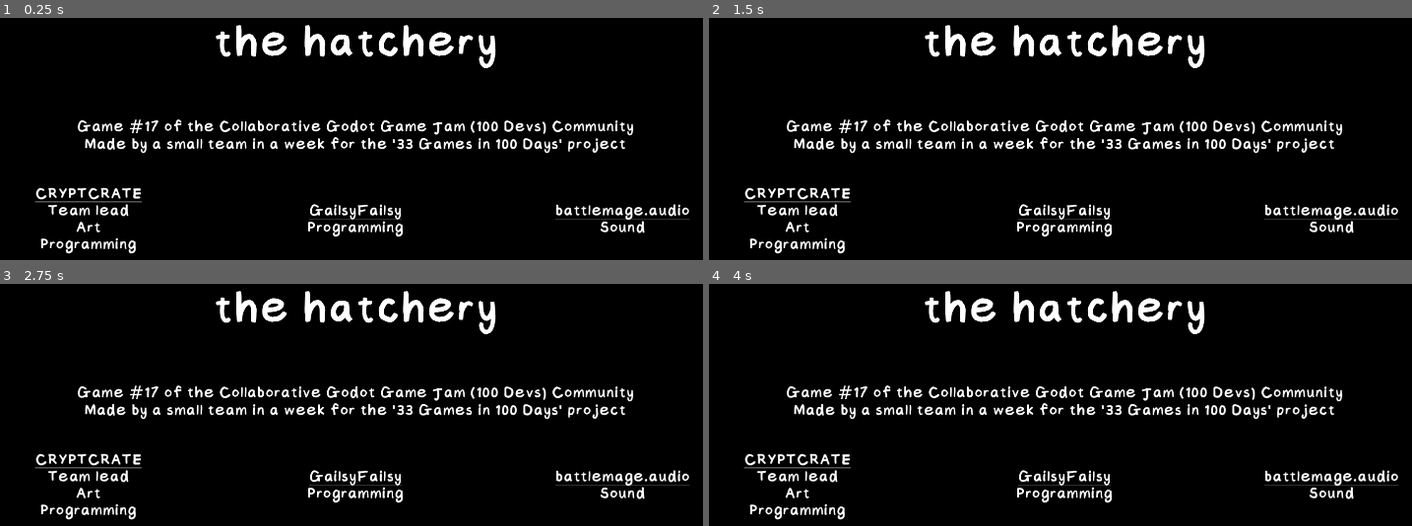
Above: before the commit, frames 1-4 (two rows, left to right).
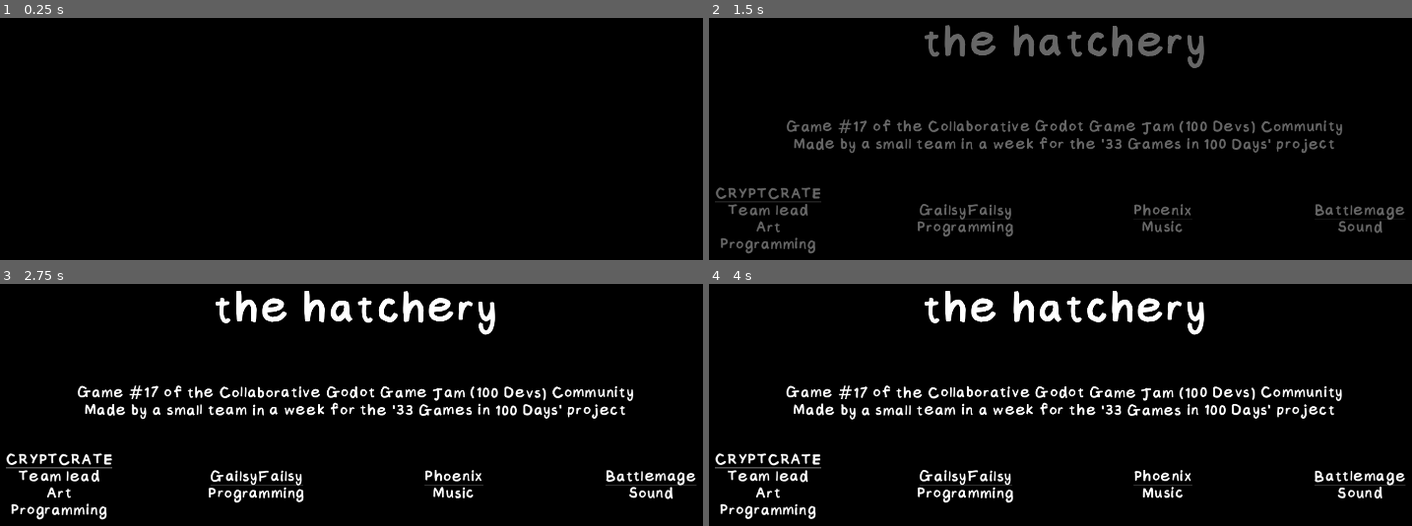
Above: after the commit, the same moments.

Repository: 100-Devs-1-Game/TheHatchery
Game: Godot game, scene res://scenes/credits.tscn
Same seed, same stepped clock (60 frames per second), same inputs: the game is played once before the commit and once after it. This scene is started directly instead of the project's main scene.
Inputs (mouse positions are in pixels of both pictures, inside the frame that each line leads up to):
- Up to frame 1 (0.25 s): no input
- Up to frame 2 (1.5 s): tap Enter at 0.5 s; move the mouse to (1236, 25) at 0.52 s; click (1236, 25) at 0.67 s; move the mouse to (905, 68) at 1.27 s; click (905, 68) at 1.42 s
- Up to frame 3 (2.75 s): move the mouse to (outside the picture) at 2.02 s; click (outside the picture) at 2.17 s
- Up to frame 4 (4 s): move the mouse to (1025, 400) at 2.77 s; click (1025, 400) at 2.92 s; move the mouse to (1299, 378) at 3.52 s; click (1299, 378) at 3.67 s

The runs differ from the first frame. In frame 1, 7.5% of the frame differs, in the area x 4-99%, y 2-98%; in frame 2, 8.8%, in the area x 0-99%, y 2-98%; in frame 3, 5.9%; in frame 4, 6.3%.

Commit message:
Updated and added quality to credit screen

Diff:
--- a/src/ptt.json
+++ b/src/ptt.json
@@ -1 +1 @@
-{"hcs":true,"hls":true,"ho":false,"hsd":true,"htd":true,"lo":"2025-11-03","ls":3367.0,"m1":23737.0,"m1vis":true,"m2":23737.0,"m2vis":true,"op":true,"sd":1760741477.0,"sn":false,"st":0,"td":8.0,"tt":23737.0}
+{"hcs":true,"hls":true,"ho":false,"hsd":true,"htd":true,"lo":"2025-11-03","ls":1340.0,"m1":25077.0,"m1vis":true,"m2":25077.0,"m2vis":true,"op":true,"sd":1760741477.0,"sn":false,"st":0,"td":8.0,"tt":25077.0}
--- /dev/null
+++ b/src/scenes/credits.gd
@@ -0,0 +1,7 @@
+extends Control
+
+func _ready():
+	$ColorRect.modulate = Color(0, 0, 100, 0)
+	await get_tree().create_timer(1).timeout
+	$"C&C".play()
+	$CreditFadeIn.play("fade_in")
--- a/src/scenes/credits.tscn
+++ b/src/scenes/credits.tscn
@@ -1,6 +1,44 @@
-[gd_scene load_steps=2 format=3 uid="uid://hki0g8ragbfv"]
+[gd_scene load_steps=7 format=3 uid="uid://hki0g8ragbfv"]
 
 [ext_resource type="Theme" uid="uid://bwdo4ds8v7xpp" path="res://hatchery.tres" id="1_0bpdh"]
+[ext_resource type="Script" uid="uid://w4wqh71oanux" path="res://scenes/credits.gd" id="1_0ctdu"]
+[ext_resource type="AudioStream" uid="uid://by1po28dljr1d" path="res://assets/music/C&C (Cozy and Comfort).mp3" id="3_2fbfq"]
+
+[sub_resource type="Animation" id="Animation_2fbfq"]
+length = 0.001
+tracks/0/type = "value"
+tracks/0/imported = false
+tracks/0/enabled = true
+tracks/0/path = NodePath("ColorRect:modulate")
+tracks/0/interp = 1
+tracks/0/loop_wrap = true
+tracks/0/keys = {
+"times": PackedFloat32Array(0),
+"transitions": PackedFloat32Array(1),
+"update": 0,
+"values": [Color(1, 1, 1, 1)]
+}
+
+[sub_resource type="Animation" id="Animation_0ctdu"]
+resource_name = "fade_in"
+tracks/0/type = "value"
+tracks/0/imported = false
+tracks/0/enabled = true
+tracks/0/path = NodePath("ColorRect:modulate")
+tracks/0/interp = 1
+tracks/0/loop_wrap = true
+tracks/0/keys = {
+"times": PackedFloat32Array(0.133333, 1),
+"transitions": PackedFloat32Array(1, 1),
+"update": 0,
+"values": [Color(1, 1, 1, 0), Color(1, 1, 1, 1)]
+}
+
+[sub_resource type="AnimationLibrary" id="AnimationLibrary_8gwij"]
+_data = {
+&"RESET": SubResource("Animation_2fbfq"),
+&"fade_in": SubResource("Animation_0ctdu")
+}
 
 [node name="Credits" type="Control"]
 layout_mode = 3
@@ -9,6 +47,16 @@
 anchor_bottom = 1.0
 grow_horizontal = 2
 grow_vertical = 2
+script = ExtResource("1_0ctdu")
+
+[node name="ColorRect2" type="ColorRect" parent="."]
+layout_mode = 1
+anchors_preset = 15
+anchor_right = 1.0
+anchor_bottom = 1.0
+grow_horizontal = 2
+grow_vertical = 2
+color = Color(0, 0, 0, 1)
 
 [node name="ColorRect" type="ColorRect" parent="."]
 layout_mode = 1
@@ -19,7 +67,7 @@
 grow_vertical = 2
 color = Color(0, 0, 0, 1)
 
-[node name="RichTextLabel" type="RichTextLabel" parent="."]
+[node name="RichTextLabel" type="RichTextLabel" parent="ColorRect"]
 layout_mode = 1
 anchors_preset = 8
 anchor_left = 0.5
@@ -35,11 +83,12 @@
 theme = ExtResource("1_0bpdh")
 theme_override_colors/default_color = Color(1, 1, 1, 1)
 theme_override_font_sizes/normal_font_size = 126
-text = "the hatchery"
+bbcode_enabled = true
+text = "[shake rate=5.0 level=7 connected=1]the hatchery[/shake]"
 horizontal_alignment = 1
 vertical_alignment = 1
 
-[node name="RichTextLabel2" type="RichTextLabel" parent="."]
+[node name="RichTextLabel2" type="RichTextLabel" parent="ColorRect"]
 layout_mode = 1
 anchors_preset = 8
 anchor_left = 0.5
@@ -55,12 +104,13 @@
 theme = ExtResource("1_0bpdh")
 theme_override_colors/default_color = Color(1, 1, 1, 1)
 theme_override_font_sizes/normal_font_size = 45
-text = "Game #17 of the Collaborative Godot Game Jam (100 Devs) Community
+bbcode_enabled = true
+text = "[shake rate=5.0 level=7 connected=1]Game #17 of the Collaborative Godot Game Jam (100 Devs) Community
 Made by a small team in a week for the '33 Games in 100 Days' project"
 horizontal_alignment = 1
 vertical_alignment = 1
 
-[node name="HBoxContainer" type="HBoxContainer" parent="."]
+[node name="HBoxContainer" type="HBoxContainer" parent="ColorRect"]
 layout_mode = 1
 anchors_preset = 15
 anchor_right = 1.0
@@ -71,40 +121,61 @@
 theme_override_constants/separation = 51
 alignment = 1
 
-[node name="RichTextLabel3" type="RichTextLabel" parent="HBoxContainer"]
-custom_minimum_size = Vector2(600, 0)
+[node name="CRYPTCRATE" type="RichTextLabel" parent="ColorRect/HBoxContainer"]
+custom_minimum_size = Vector2(430, 0)
 layout_mode = 2
 theme = ExtResource("1_0bpdh")
 theme_override_colors/default_color = Color(1, 1, 1, 1)
 theme_override_font_sizes/normal_font_size = 45
 bbcode_enabled = true
-text = "[u]CRYPTCRATE[/u]
+text = "[shake rate=5.0 level=7 connected=1][u]CRYPTCRATE[/u]
 Team lead
 Art
 Programming"
 horizontal_alignment = 1
 vertical_alignment = 1
 
-[node name="RichTextLabel4" type="RichTextLabel" parent="HBoxContainer"]
-custom_minimum_size = Vector2(600, 0)
+[node name="GailsyFailsy" type="RichTextLabel" parent="ColorRect/HBoxContainer"]
+custom_minimum_size = Vector2(430, 0)
 layout_mode = 2
 theme = ExtResource("1_0bpdh")
 theme_override_colors/default_color = Color(1, 1, 1, 1)
 theme_override_font_sizes/normal_font_size = 45
 bbcode_enabled = true
-text = "[u]GailsyFailsy[/u]
+text = "[shake rate=5.0 level=7 connected=1][u]GailsyFailsy[/u]
 Programming"
 horizontal_alignment = 1
 vertical_alignment = 1
 
-[node name="RichTextLabel5" type="RichTextLabel" parent="HBoxContainer"]
-custom_minimum_size = Vector2(600, 0)
+[node name="Phoenix" type="RichTextLabel" parent="ColorRect/HBoxContainer"]
+custom_minimum_size = Vector2(430, 0)
 layout_mode = 2
 theme = ExtResource("1_0bpdh")
 theme_override_colors/default_color = Color(1, 1, 1, 1)
 theme_override_font_sizes/normal_font_size = 45
 bbcode_enabled = true
-text = "[u]battlemage.audio[/u]
+text = "[shake rate=5.0 level=7 connected=1][u]Phoenix[/u]
+Music"
+horizontal_alignment = 1
+vertical_alignment = 1
+
+[node name="Battlemage" type="RichTextLabel" parent="ColorRect/HBoxContainer"]
+custom_minimum_size = Vector2(430, 0)
+layout_mode = 2
+theme = ExtResource("1_0bpdh")
+theme_override_colors/default_color = Color(1, 1, 1, 1)
+theme_override_font_sizes/normal_font_size = 45
+bbcode_enabled = true
+text = "[shake rate=5.0 level=7 connected=1][u]Battlemage[/u]
 Sound"
 horizontal_alignment = 1
 vertical_alignment = 1
+
+[node name="C&C" type="AudioStreamPlayer" parent="."]
+stream = ExtResource("3_2fbfq")
+pitch_scale = 0.75
+
+[node name="CreditFadeIn" type="AnimationPlayer" parent="."]
+libraries = {
+&"": SubResource("AnimationLibrary_8gwij")
+}
Not shown, added: src/assets/music/C&C (Cozy and Comfort).mp3.import
Not shown, added: src/scenes/credits.gd.uid
Not shown, added: src/assets/music/C&C (Cozy and Comfort).mp3
